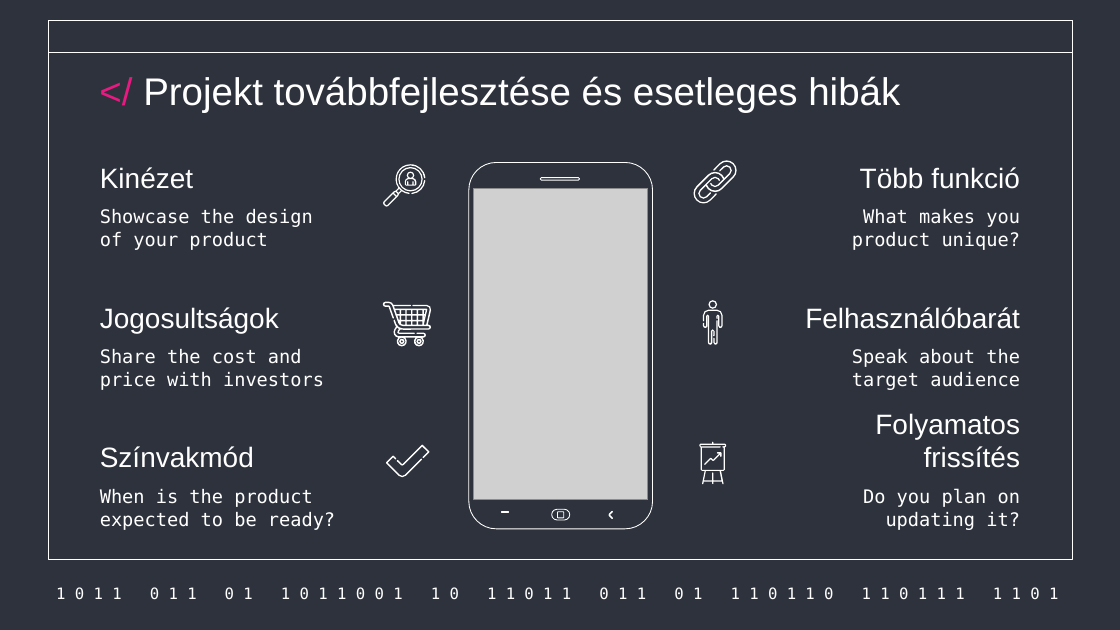
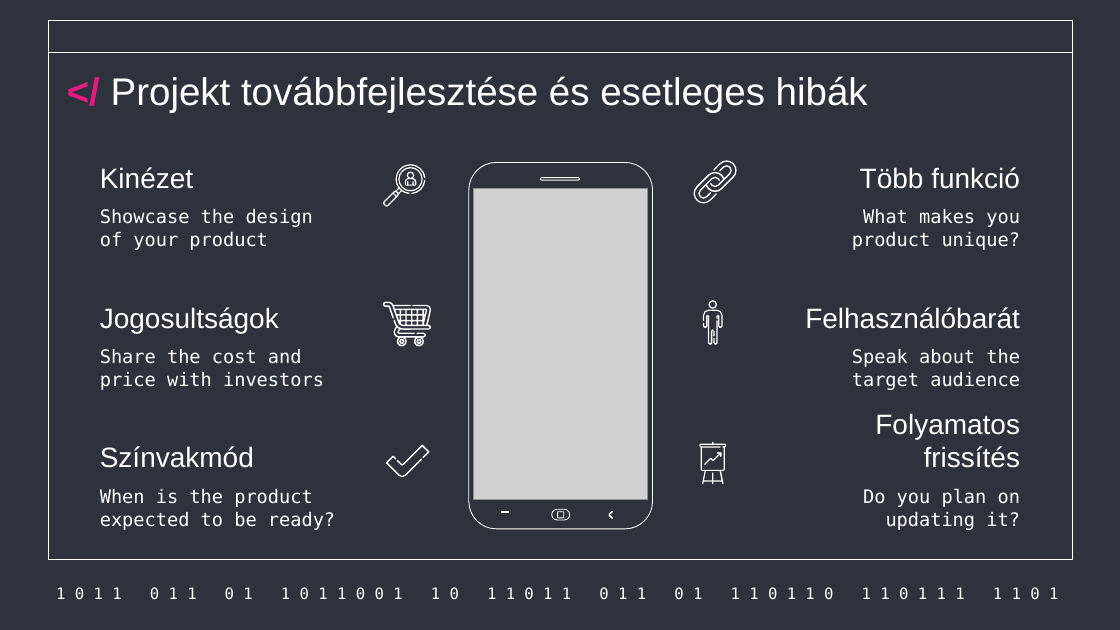
Before and after one commit to Acsilaa/dusza2024-25, a slide deck: slide 16 of Hell yeah ppt.pptx. Drawn at 1120x630 pixels with LibreOffice and Linux fonts; fonts in the diff are those of the drawing; grey boxes stand for pictures. Boxes give left, top, right and bottom in pixels: in the first picture for what was removed or moved away, otherwise in the second. Text is boxed around its words. In the diff, an @@ line names an element or a change of style, - is before the commit and + after.

```diff
--- a/Hell yeah ppt.pptx
+++ b/Hell yeah ppt.pptx
@@ text "</ Projekt továbbfejlesztése és esetleges ...": place and size @@
-text "</ Projekt továbbfejlesztése és esetleges ..." at [143,76,900,113]
+text "</ Projekt továbbfejlesztése és esetleges ..." at [111,76,868,113]
@@ text "</ Projekt továbbfejlesztése és esetleges ..." at [111,76,868,113]: bold on in "</" @@
```
Also in this commit, not shown: 10 other slides changed.
